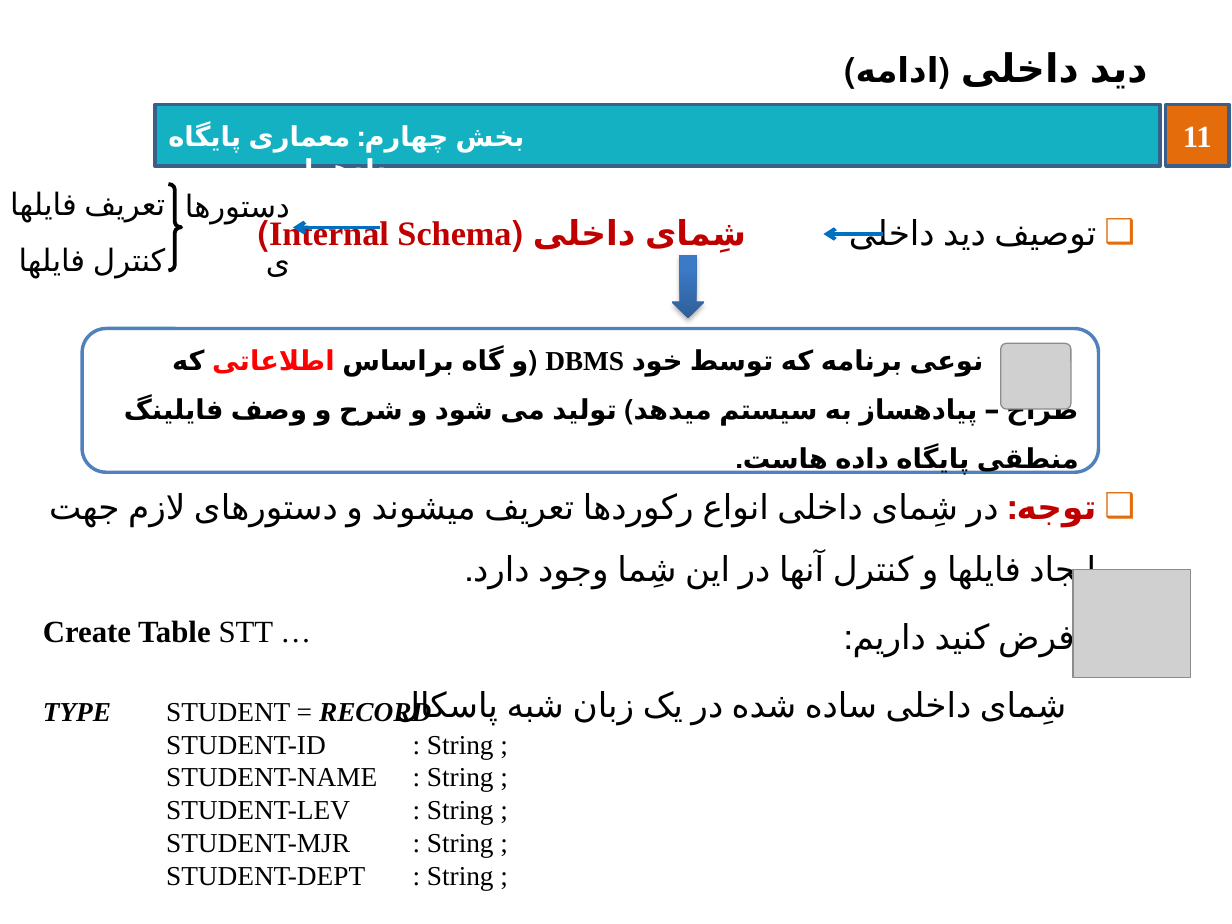
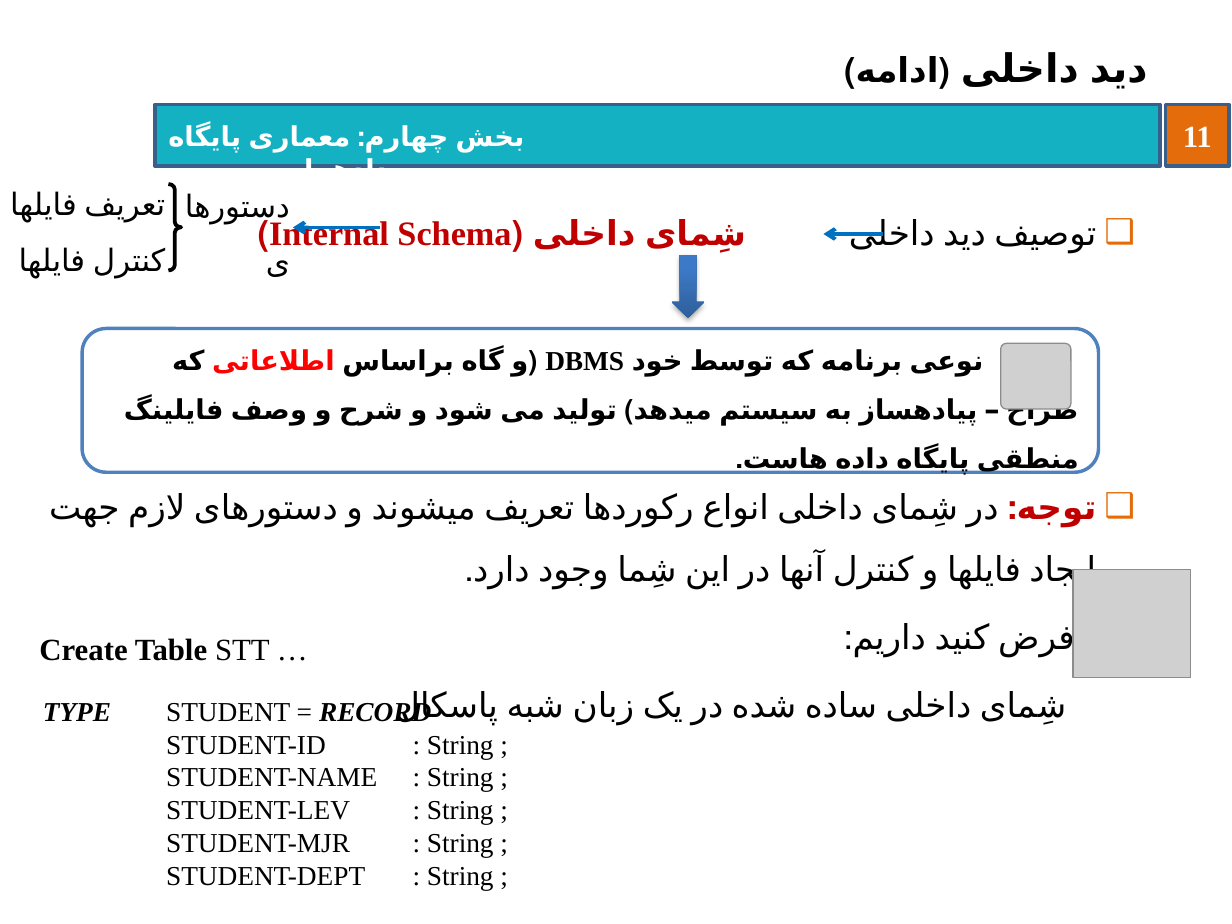
Before and after one commit to behnamhatami/DB-Slides, a slide deck: slide 11 of 4-DB-ArchitectureOfDBs.pptx. Drawn at 1232x924 pixels with LibreOffice and Linux fonts; fonts in the diff are those of the drawing; grey boxes stand for pictures; background and template pictures are left out. Boxes give left, top, right and bottom in pixels: in the first picture for what was removed or moved away, otherwise in the second. Text is boxed around its words. In the diff, an @@ line names an element or a change of style, - is before the commit and + after.

```diff
--- a/4-DB-ArchitectureOfDBs.pptx
+++ b/4-DB-ArchitectureOfDBs.pptx
@@ text "Create Table STT …": place and size @@
-text "Create Table STT …" at (43,620,274,643)
+text "Create Table STT …" at (39,638,270,661)
```
Also in this commit, not shown: 6 other slides changed.
